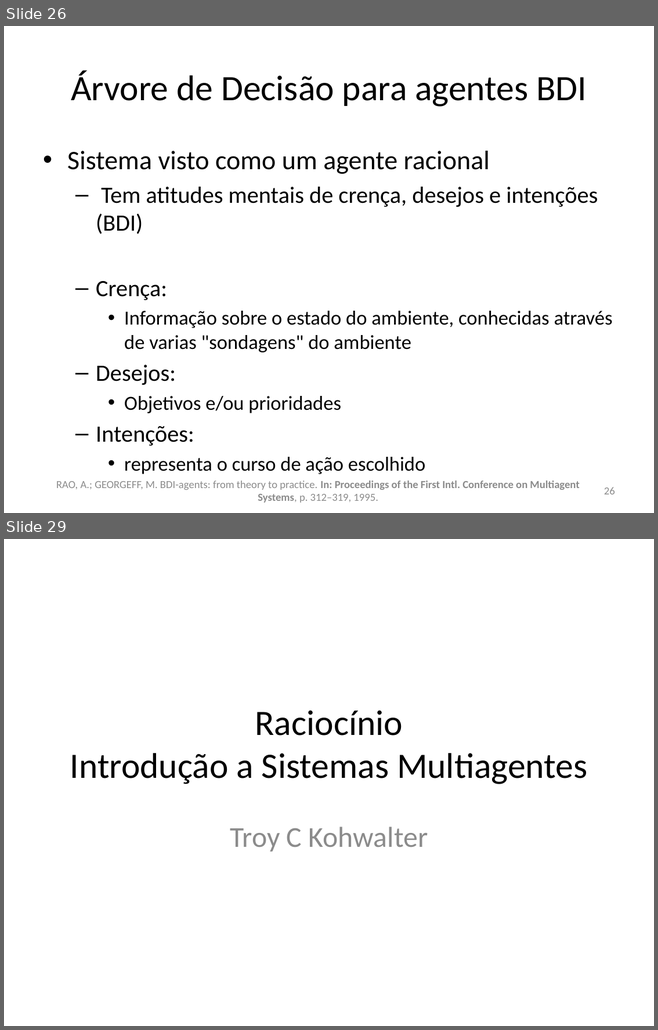
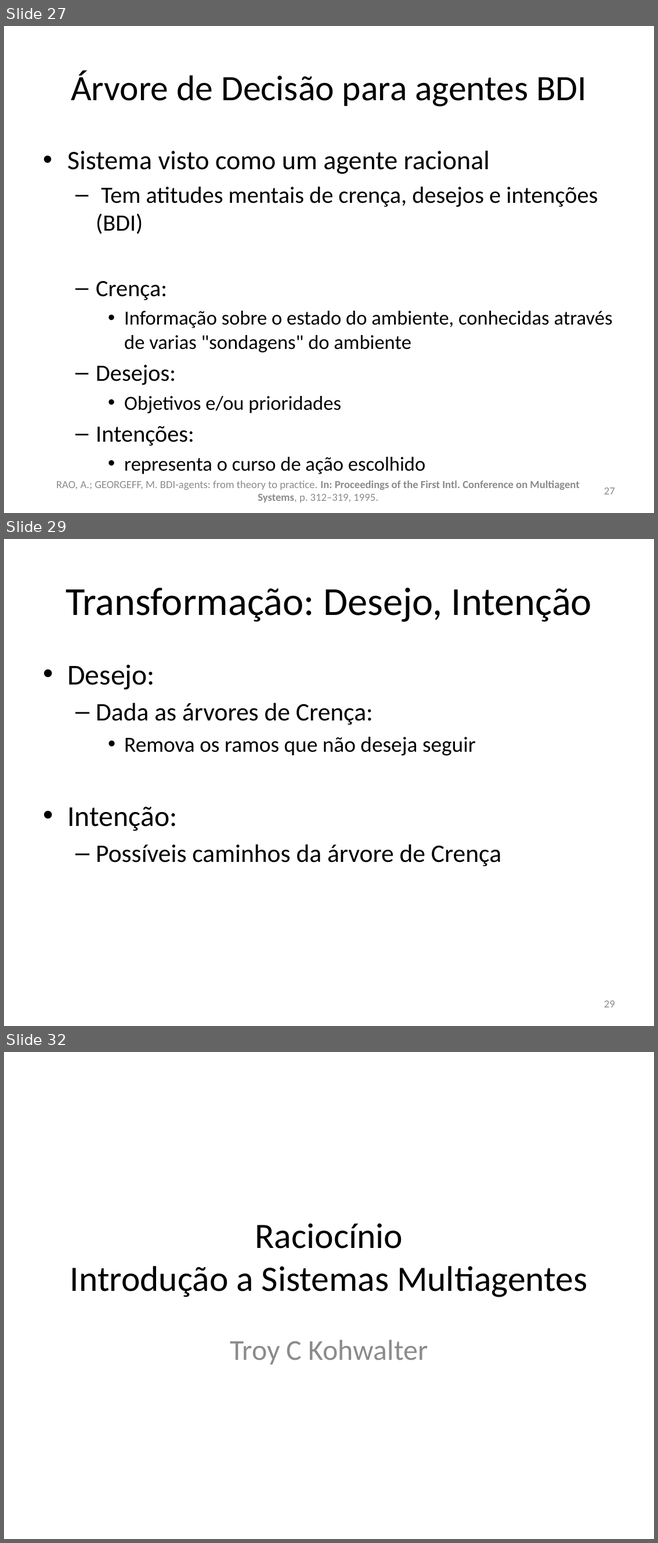
Before and after one commit to gems-uff/sdm, a slide deck: Documents/Raciocínio.pptx. Shown one above the other, each under a label of ours: slides 26 and 29 before the commit, slides 27, 29 and 32 after it; the slides between them are not shown. The pictures are 658x1030 and 658x1543 pixels, drawn with LibreOffice and Linux fonts; fonts in the diff are those of the drawing; background and template pictures are left out. Boxes give left, top, right and bottom in pixels: in the first picture for what was removed or moved away, otherwise in the second. Text is boxed around its words. In the diff, an @@ line names an element or a change of style, - is before the commit and + after.

```diff
--- a/Documents/Raciocínio.pptx
+++ b/Documents/Raciocínio.pptx
@@ slide 29 added at [4,539,654,1026], background picture (left out) @@
@@ title added at [65,588,592,622], 44 pt, text #000000 @@
+Transformação: Desejo, Intenção
@@ text added at [67,665,501,867], 28 pt, text #000000 @@
+• Desejo:
+  – Dada as árvores de Crença:
+    • Remova os ramos que não deseja seguir
+• Intenção:
+  – Possíveis caminhos da árvore de Crença
@@ page number added at [604,1001,615,1008], 12 pt, text #8C8C8C @@
+29
@@ what was slide 26 is now slide 27 @@
@@ page number at [604,488,615,495]: text changed @@
-26
+27
@@ what was slide 29 is now slide 32 @@
```
Also in this commit, not shown: 6 slides changed, 4 other slides added, 1 slide removed, 1 other file.
